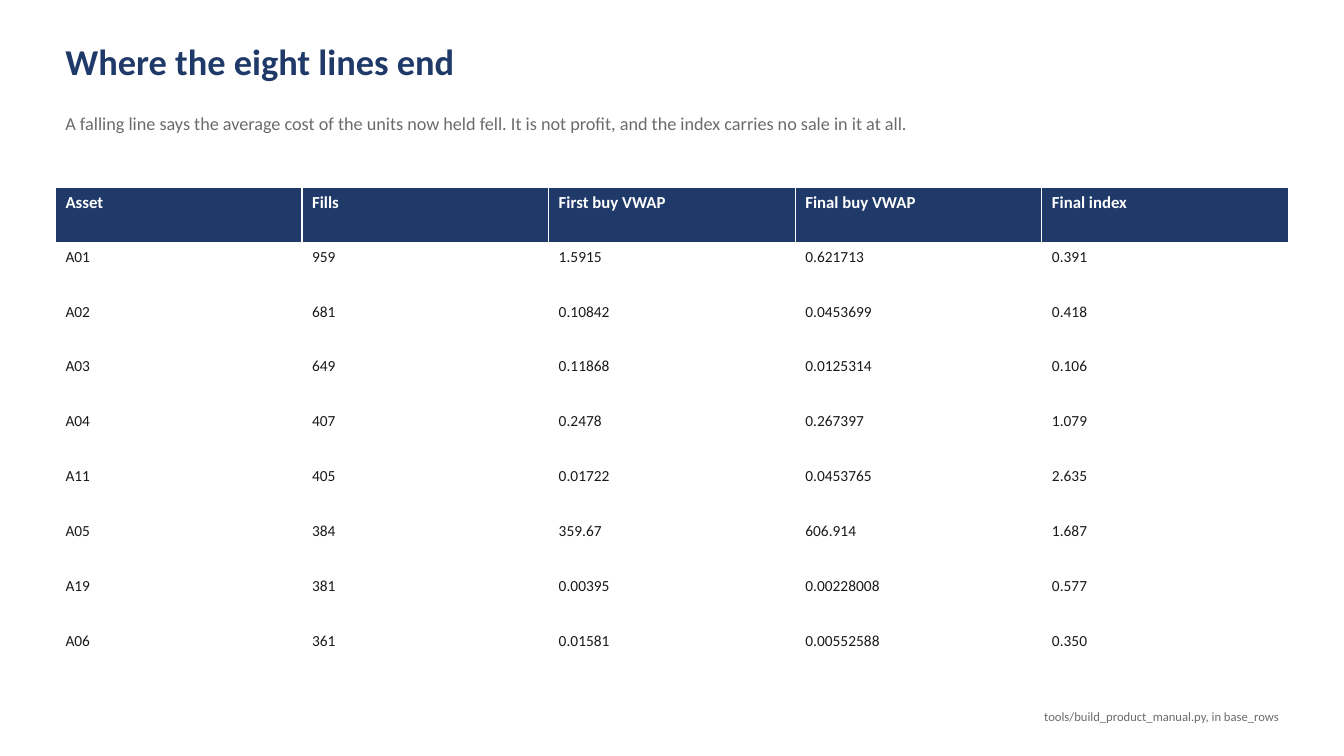
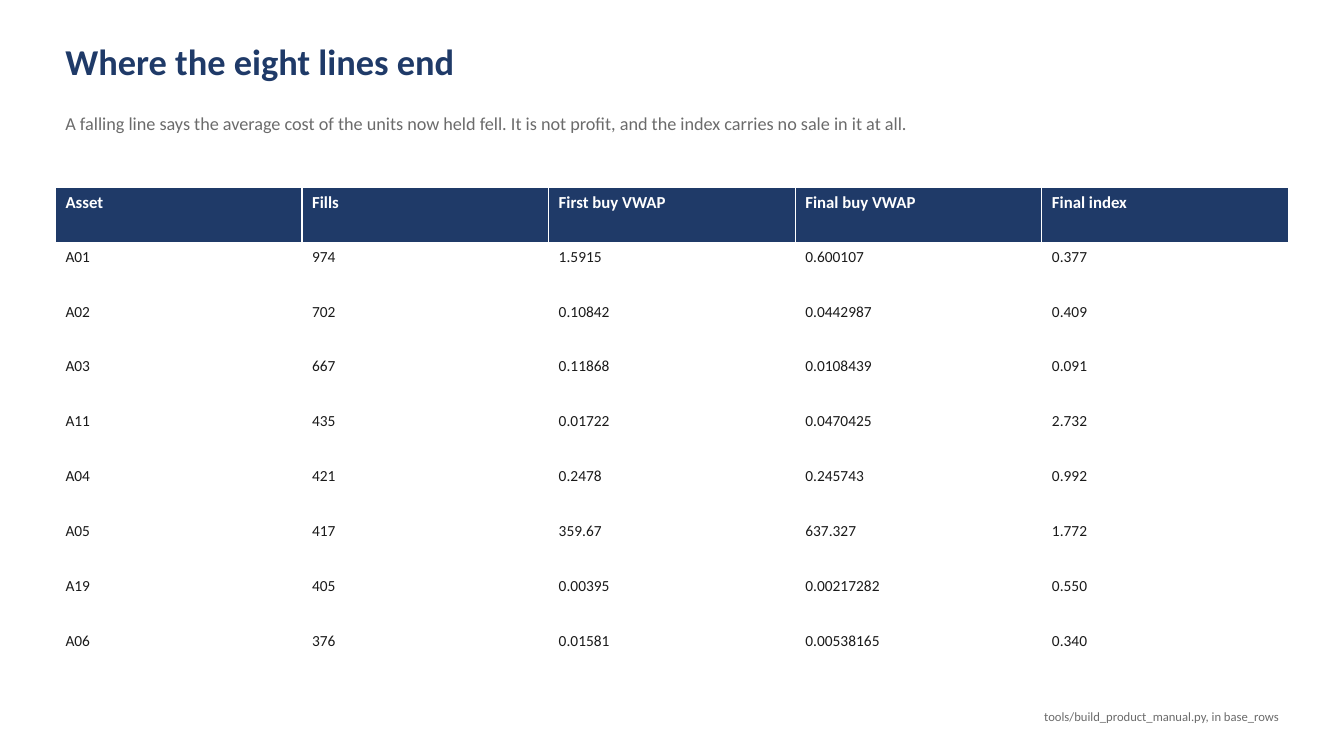
Before and after one commit to Acervator-LLC/ACERVATOR, a slide deck: slide 5 of docs/prototyping-evidence/Prototyping-Trading-Evidence.pptx. Drawn at 1344x756 pixels with LibreOffice and Linux fonts; fonts in the diff are those of the drawing. Boxes give left, top, right and bottom in pixels: in the first picture for what was removed or moved away, otherwise in the second. Text is boxed around its words. In the diff, an @@ line names an element or a change of style, - is before the commit and + after.

```diff
--- a/docs/prototyping-evidence/Prototyping-Trading-Evidence.pptx
+++ b/docs/prototyping-evidence/Prototyping-Trading-Evidence.pptx
@@ table at (x1=55, y1=188, x2=1291, y2=682) @@
-row 2: A01 | 959 | 1.5915 | 0.621713 | 0.391
+row 2: A01 | 974 | 1.5915 | 0.600107 | 0.377
-row 3: A02 | 681 | 0.10842 | 0.0453699 | 0.418
+row 3: A02 | 702 | 0.10842 | 0.0442987 | 0.409
-row 4: A03 | 649 | 0.11868 | 0.0125314 | 0.106
+row 4: A03 | 667 | 0.11868 | 0.0108439 | 0.091
-row 5: A04 | 407 | 0.2478 | 0.267397 | 1.079
+row 5: A11 | 435 | 0.01722 | 0.0470425 | 2.732
-row 6: A11 | 405 | 0.01722 | 0.0453765 | 2.635
+row 6: A04 | 421 | 0.2478 | 0.245743 | 0.992
-row 7: A05 | 384 | 359.67 | 606.914 | 1.687
+row 7: A05 | 417 | 359.67 | 637.327 | 1.772
-row 8: A19 | 381 | 0.00395 | 0.00228008 | 0.577
+row 8: A19 | 405 | 0.00395 | 0.00217282 | 0.550
-row 9: A06 | 361 | 0.01581 | 0.00552588 | 0.350
+row 9: A06 | 376 | 0.01581 | 0.00538165 | 0.340
```
Also in this commit, not shown: 46 other slides changed, 7 other files.
